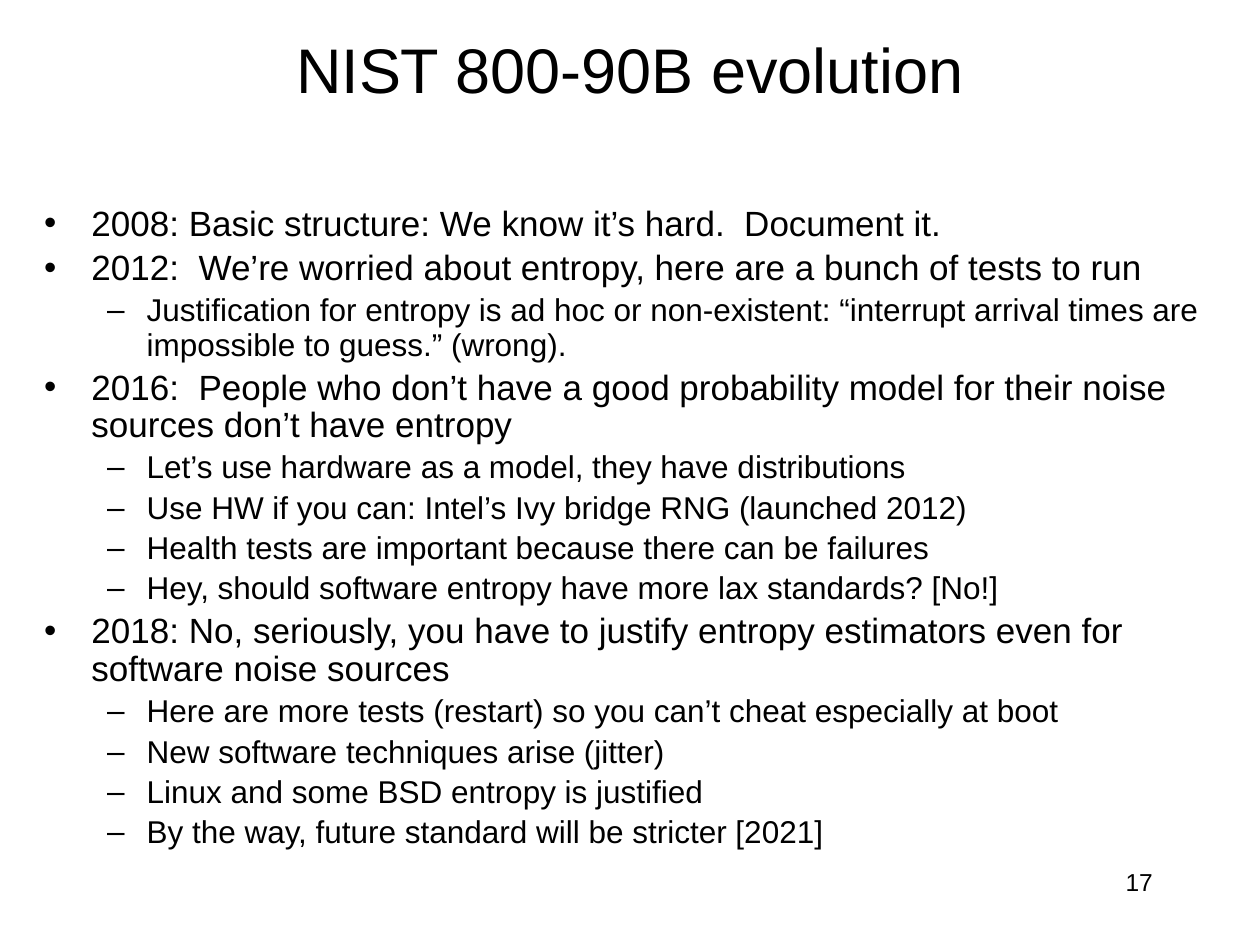
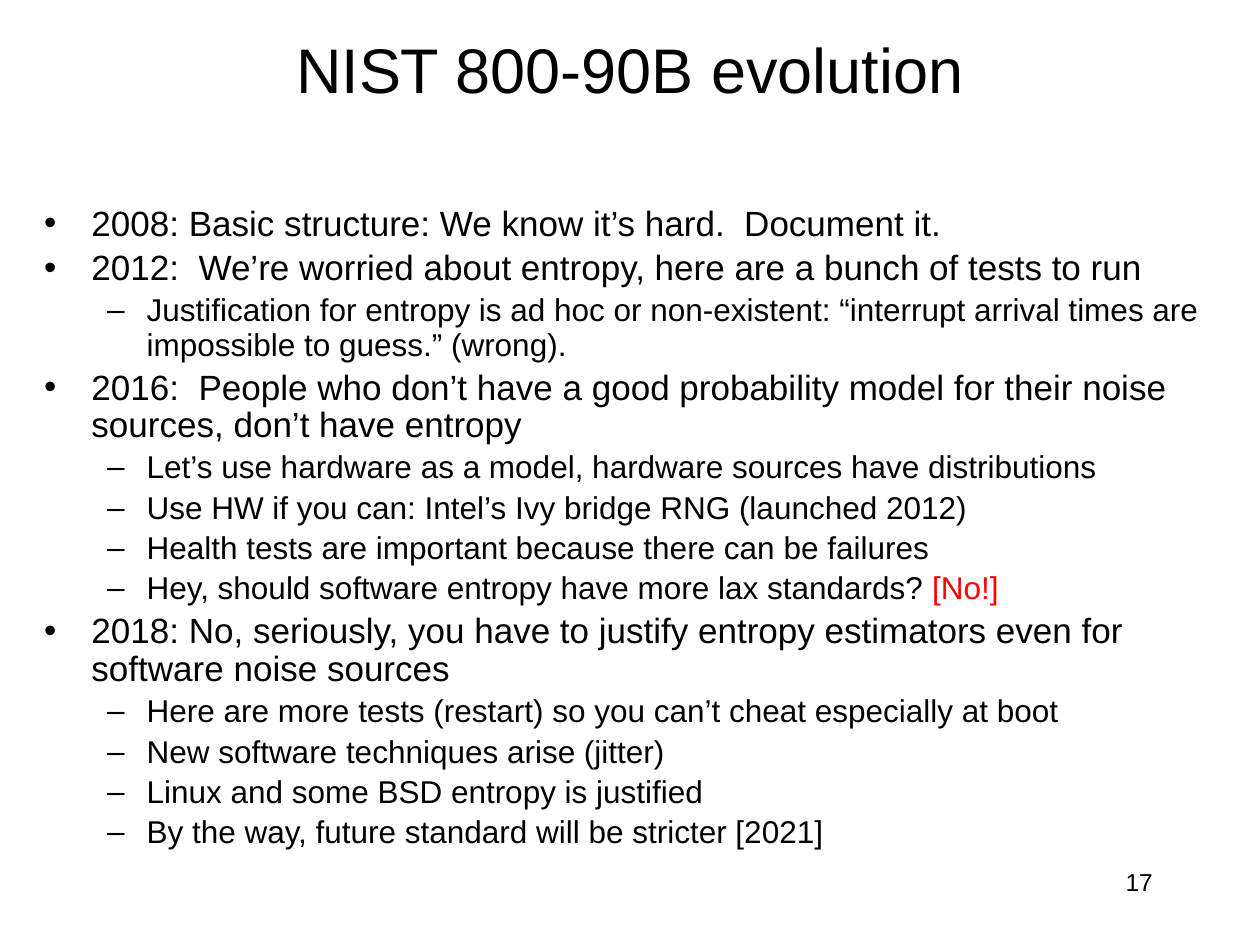
Before and after one commit to jlmucb/class_notes, a slide deck: slide 17 of BerkeleyClass/CS290Spring2013/Lectures/entropy_talk.pptx. Drawn at 1260x945 pixels with LibreOffice and Linux fonts; fonts in the diff are those of the drawing. Boxes give left, top, right and bottom in pixels: in the first picture for what was removed or moved away, otherwise in the second. Text is boxed around its words. In the diff, an @@ line names an element or a change of style, - is before the commit and + after.

```diff
--- a/BerkeleyClass/CS290Spring2013/Lectures/entropy_talk.pptx
+++ b/BerkeleyClass/CS290Spring2013/Lectures/entropy_talk.pptx
@@ text at (x1=91, y1=374, x2=1166, y2=482): text changed @@
-• 2016: People who don’t have a good probability model for their noise sources don’t have entropy
-  – Let’s use hardware as a model, they have distributions
+• 2016: People who don’t have a good probability model for their noise sources, don’t have entropy
+  – Let’s use hardware as a model, hardware sources have distributions
@@ text at (x1=147, y1=576, x2=998, y2=605): text colour #000000 to #FF0000 in "[No!]" @@
```
Also in this commit, not shown: 11 other slides changed.
